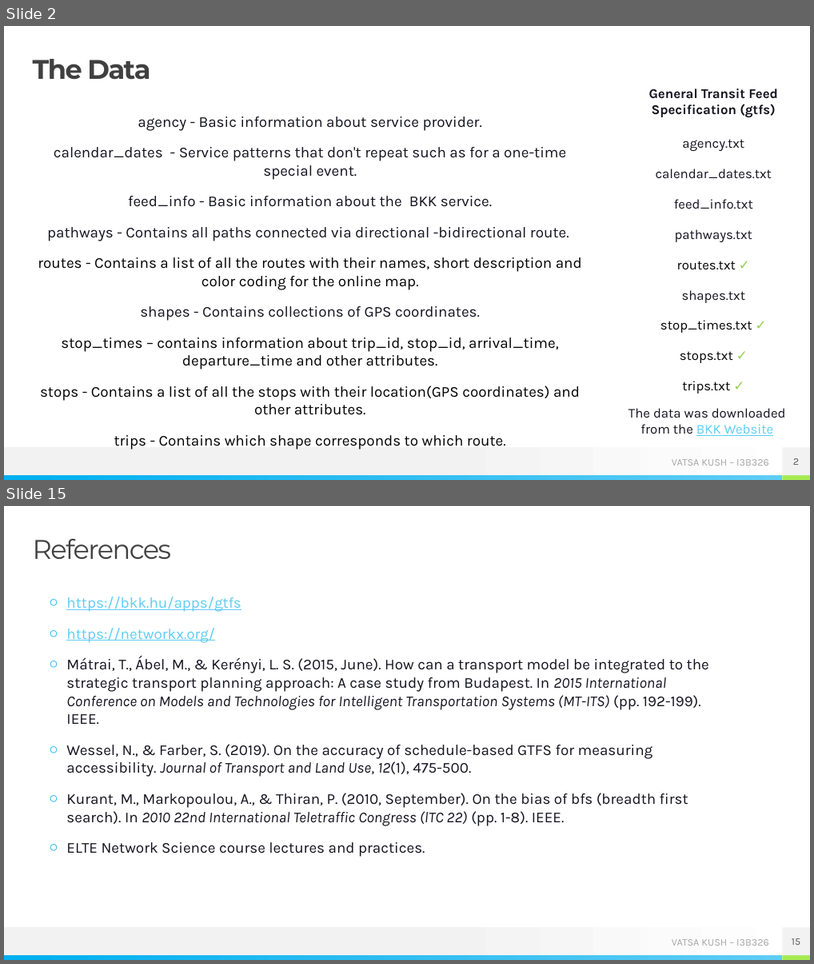
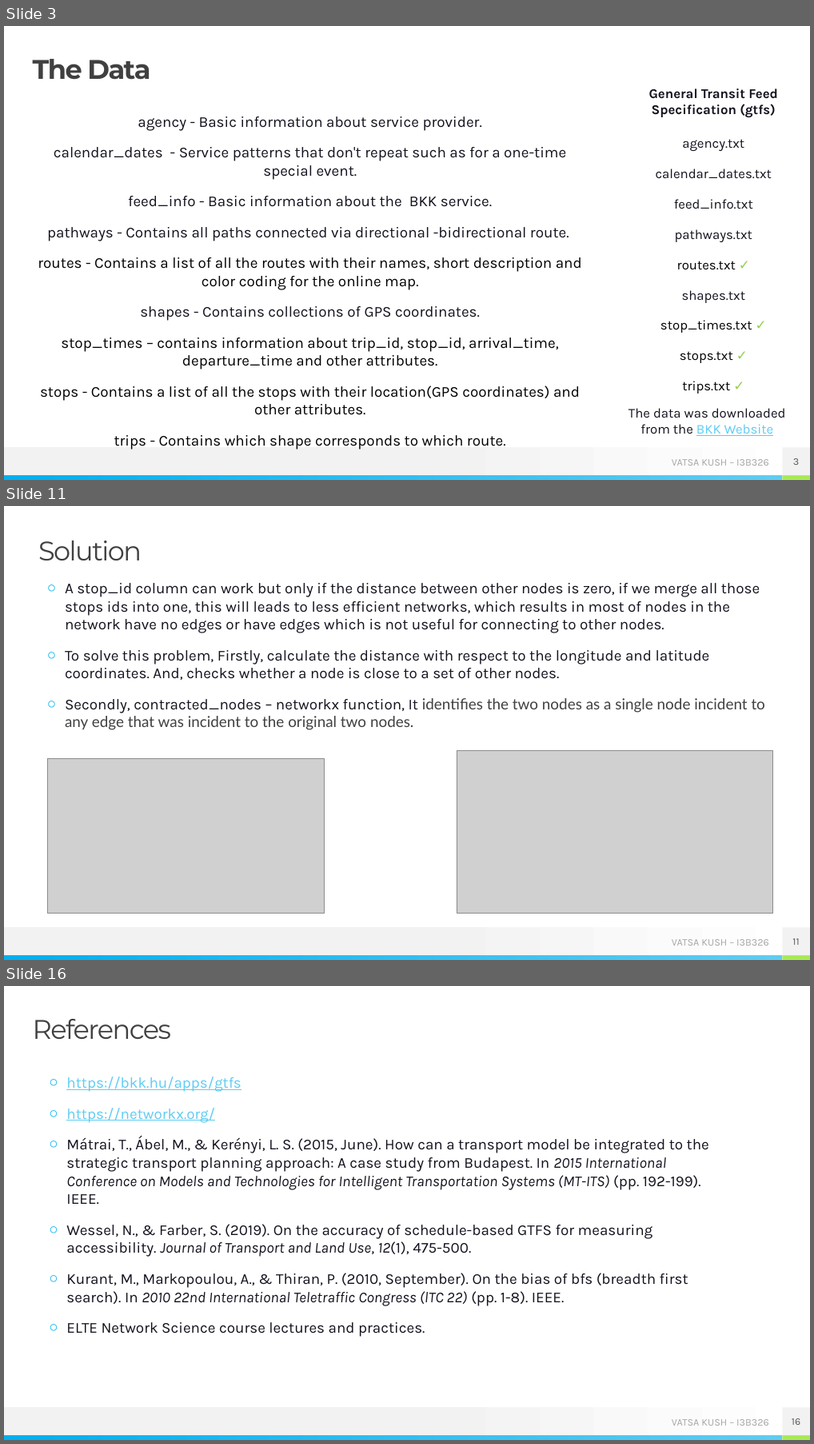
Before and after one commit to kushvatsa/ns_bkk_15, a slide deck: 15_I3B326_Vatsa_Kush.pptx. Shown one above the other, each under a label of ours: slides 2 and 15 before the commit, slides 3, 11 and 16 after it; the slides between them are not shown. The pictures are 814x964 and 814x1444 pixels, drawn with LibreOffice and Linux fonts; fonts in the diff are those of the drawing; grey boxes stand for pictures. Boxes give left, top, right and bottom in pixels: in the first picture for what was removed or moved away, otherwise in the second. Text is boxed around its words. In the diff, an @@ line names an element or a change of style, - is before the commit and + after.

```diff
--- a/15_I3B326_Vatsa_Kush.pptx
+++ b/15_I3B326_Vatsa_Kush.pptx
@@ slide 11 added at (4, 506, 810, 960), background #FFFFFF; not listed: 4 template elements that a slide beside it also shows @@
@@ text added at (38, 540, 142, 560), 32 pt, text #404040 @@
+Solution
@@ text added at (65, 583, 766, 730), 18 pt, text #12121E @@
+○ A stop_id column can work but only if the distance between other nodes is zero, if we merge all those stops ids into one, this will leads to less efficient networks, which results in most of nodes in the network have no edges or have edges which is not useful for connecting to other nodes.
+○ To solve this problem, Firstly, calculate the distance with respect to the longitude and latitude coordinates. And, checks whether a node is close to a set of other nodes.
+○ Secondly, contracted_nodes – networkx function, It identifies the two nodes as a single node incident to any edge that was incident to the original two nodes.
@@ picture added at (47, 758, 325, 912) @@
@@ picture added at (457, 751, 774, 913) @@
@@ page number added at (782, 927, 810, 955), fill #F2F2F2, 12 pt, text #595959 @@
+11
@@ what was slide 2 is now slide 3 @@
@@ page number at (794, 458, 799, 464): text changed @@
-2
+3
@@ what was slide 15 is now slide 16 @@
```
Also in this commit, not shown: 5 slides changed, 8 other slides added, 8 slides removed, 3 other files.
